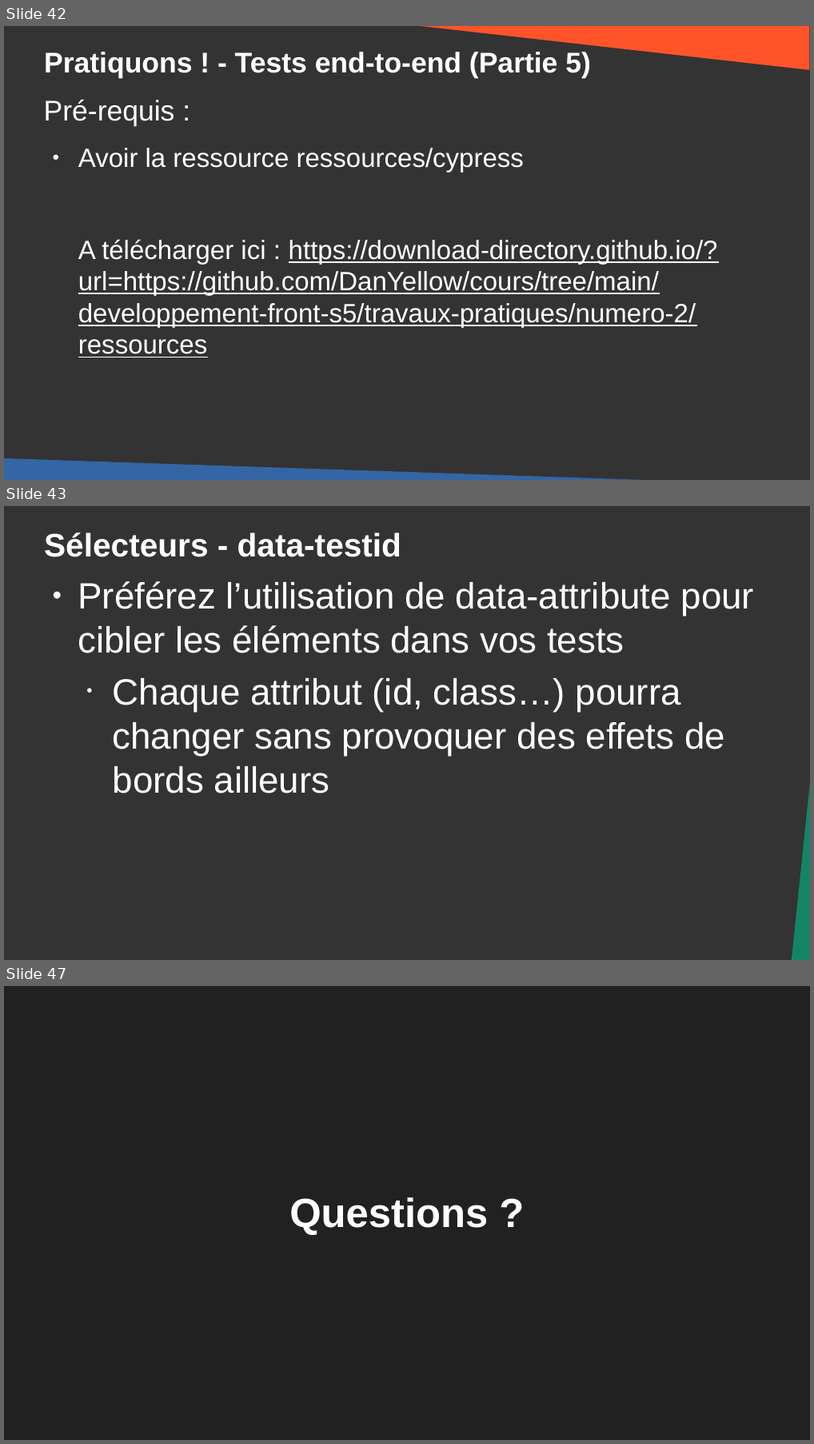
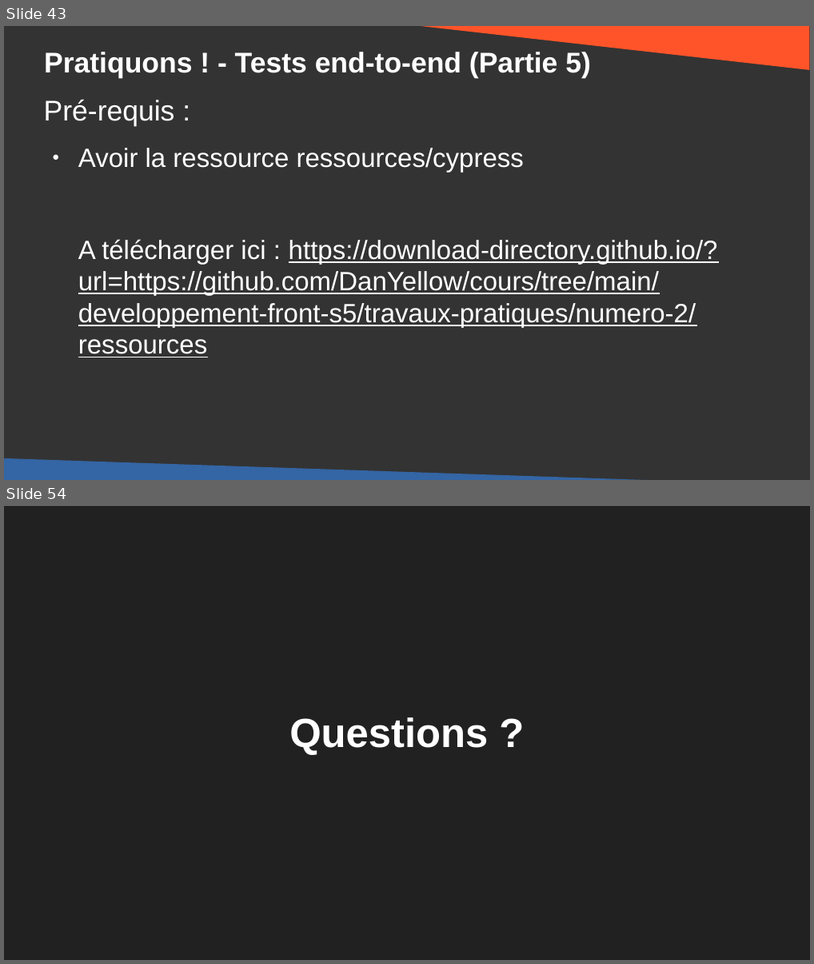
Before and after one commit to DanYellow/cours, a slide deck: developpement-front-s5/travaux-pratiques/numero-2/presentation.odp. Shown one above the other, each under a label of ours: slides 42, 43 and 47 before the commit, slides 43 and 54 after it; the slides between them are not shown. The pictures are 814x1444 and 814x964 pixels, drawn with LibreOffice and Linux fonts; fonts in the diff are those of the drawing. Boxes give left, top, right and bottom in pixels: in the first picture for what was removed or moved away, otherwise in the second. Text is boxed around its words. In the diff, an @@ line names an element or a change of style, - is before the commit and + after.

```diff
--- a/developpement-front-s5/travaux-pratiques/numero-2/presentation.odp
+++ b/developpement-front-s5/travaux-pratiques/numero-2/presentation.odp
@@ slide 43 removed at [4, 506, 810, 960], background #333333 @@
@@ title removed at [44, 532, 402, 557] @@
-Sélecteurs - data-testid
@@ text removed at [78, 581, 754, 756] @@
-● Préférez l’utilisation de data-attribute pour cibler les éléments dans vos tests
-  • Chaque attribut (id, class…) pourra changer sans provoquer des effets de bords ailleurs
@@ right triangle removed at [784, 617, 810, 960] @@
@@ what was slide 42 is now slide 43 @@
@@ what was slide 47 is now slide 54 @@
```
Also in this commit, not shown: 5 slides changed, 9 slides added, 1 other slide removed, 7 other files.
